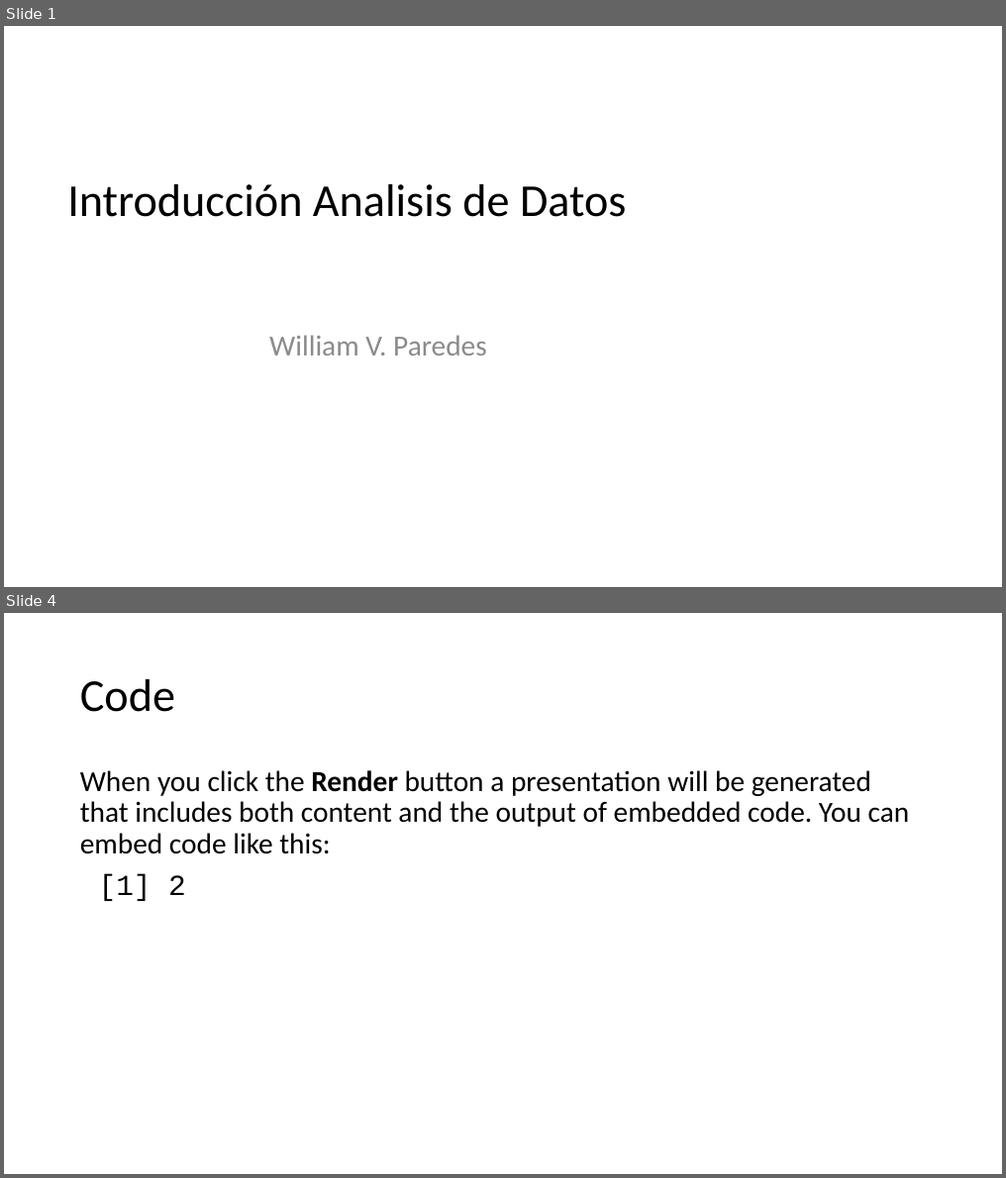
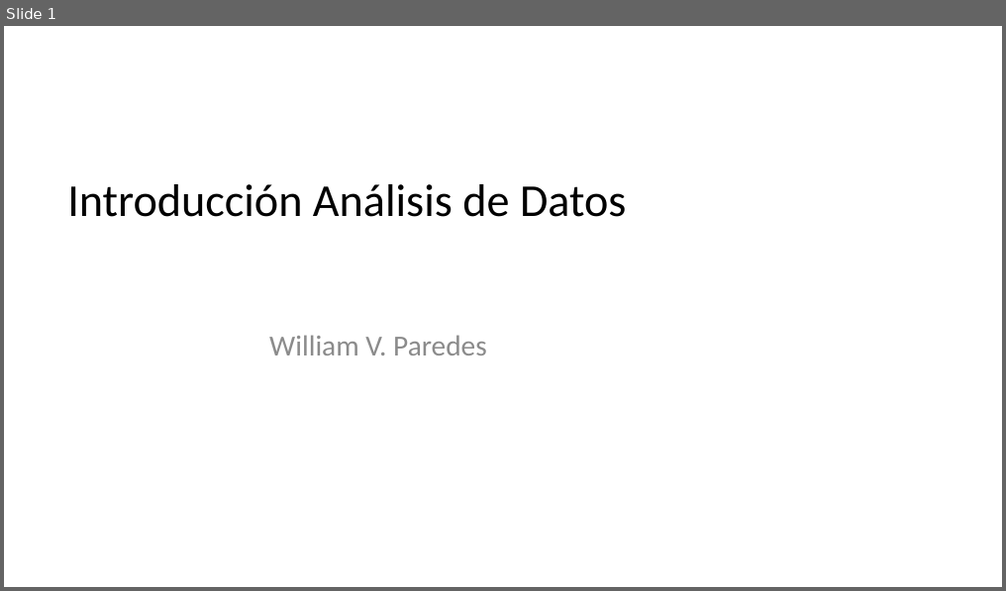
Before and after one commit to wparedesgt/RBasico, a slide deck: presentaciones/S01-New/00_Inicio.pptx. Shown one above the other, each under a label of ours: slides 1 and 4 before the commit, slide 1 after it; the slides between them are not shown. The pictures are 1006x1178 and 1006x591 pixels, drawn with LibreOffice and Linux fonts; fonts in the diff are those of the drawing; background and template pictures are left out. Boxes give left, top, right and bottom in pixels: in the first picture for what was removed or moved away, otherwise in the second. Text is boxed around its words. In the diff, an @@ line names an element or a change of style, - is before the commit and + after.

Commit message:
presentación de intro de rbasico

```diff
--- a/presentaciones/S01-New/00_Inicio.pptx
+++ b/presentaciones/S01-New/00_Inicio.pptx
@@ slide 4 removed at (4, 613, 1002, 1174), background picture (left out) @@
@@ title removed at (80, 679, 175, 712) @@
-Code
@@ text removed at (80, 770, 910, 901) @@
-When you click the Render button a presentation will be generated that includes both content and the output of embedded code. You can embed code like this:
-[1] 2
@@ slide 1 changed as well @@
@@ title at (67, 184, 627, 217): text changed @@
-Introducción Analisis de Datos
+Introducción Análisis de Datos
```
Also in this commit, not shown: 6 slides added, 2 other slides removed, 4 other files.
